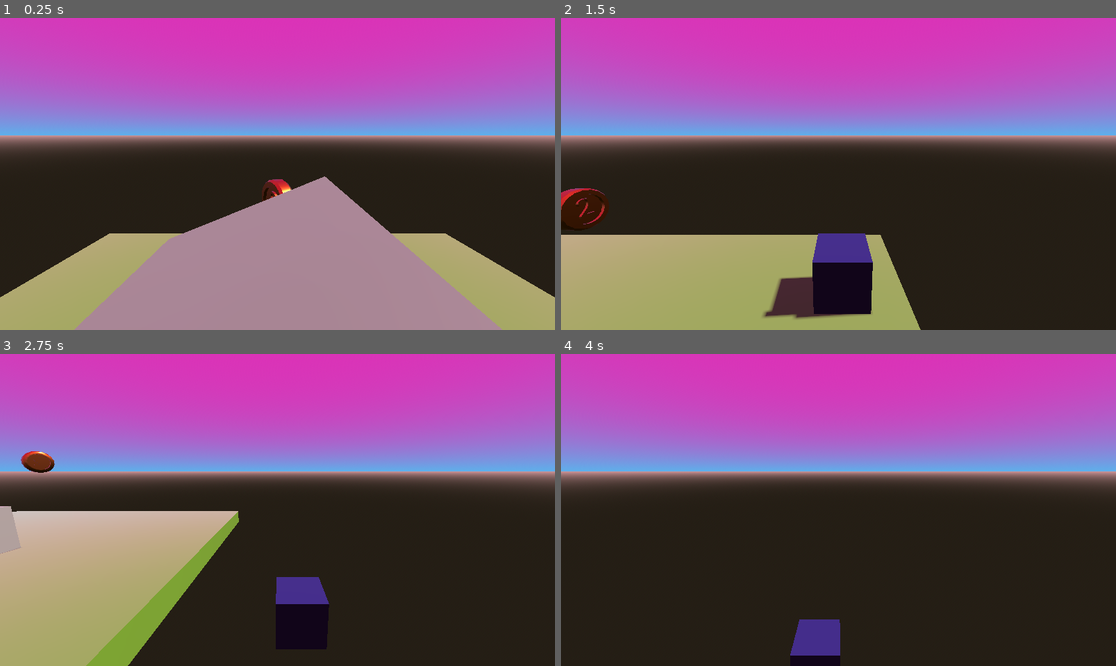
Above: before the commit, frames 1-4 (two rows, left to right).
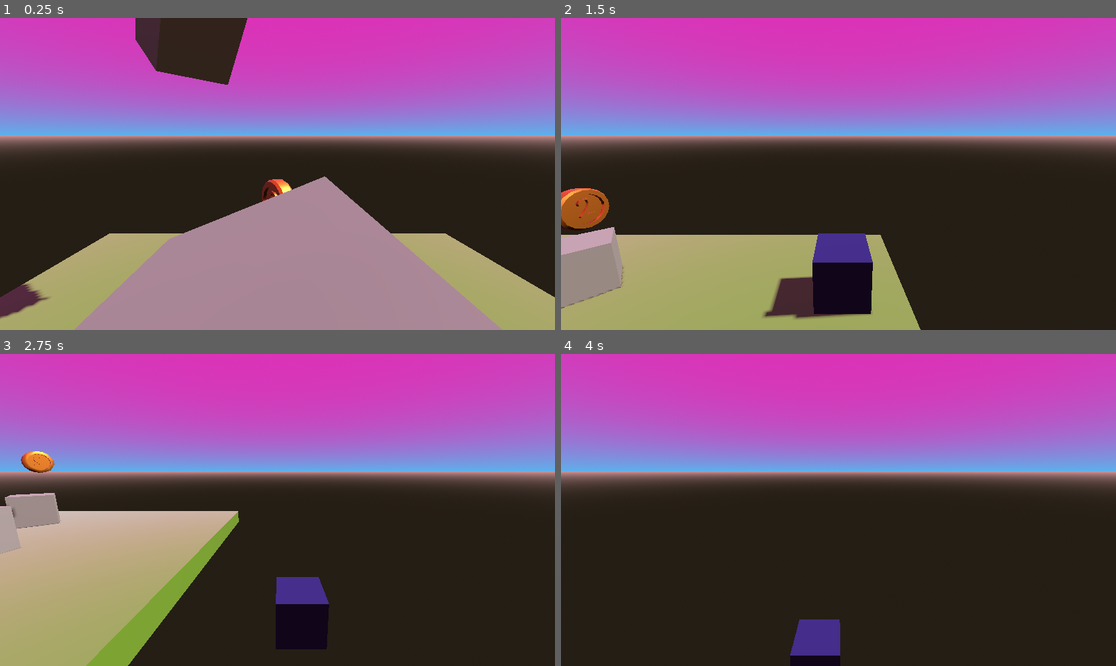
Above: after the commit, the same moments.

Repository: ItsMessyHair/Godot3D-Project
Game: Godot game, scene res://level_1.tscn
Two runs of this game, one before a commit and one after it. Both use one fixed random seed, a clock stepped at 60 frames per second and the inputs below. The project has no main scene, so this scene is started directly.
Inputs:
- Up to frame 1 (0.25 s): no input
- Up to frame 2 (1.5 s): tap Enter (ui_accept) at 0.5, 0.77 s; hold Right (ui_right) 0.53-1.28 s; hold Down (ui_down) from 1.28 s (still down)
- Up to frame 3 (2.75 s): tap Enter (ui_accept) at 1.52 s; release Down (ui_down) at 2.03 s; hold Right (ui_right) from 2.03 s (still down)
- Up to frame 4 (4 s): release Right (ui_right) at 2.78 s; hold Up (ui_up) 2.78-3.53 s; tap Enter (ui_accept) at 3.02, 3.77 s; hold Left (ui_left) from 3.53 s (still down)

The runs differ from the first frame. In frame 1, 4.0% of the frame differs, in the area x 0-53%, y 0-97%; in frame 2, 3.1%; in frame 3, 1.2%; in frame 4, nothing differs.

Commit message:
Moved example cube

Diff:
--- a/level_1.tscn
+++ b/level_1.tscn
@@ -60,7 +60,7 @@
 transform = Transform3D(0.922834, -0.385197, 0, 0.385197, 0.922834, 0, 0, 0, 1, 0, 2.16641, 0)
 
 [node name="Block2" parent="Blocks" instance=ExtResource("1_4raqu")]
-transform = Transform3D(0.569585, 0.419014, -0.707107, -0.592576, 0.805515, 0, 0.569585, 0.419014, 0.707107, 0, 4.2377, 1)
+transform = Transform3D(0.569585, 0.419014, -0.707107, -0.592576, 0.805515, 0, 0.569585, 0.419014, 0.707107, -1.20475, 4.51998, -2.47493)
 
 [node name="coin1" parent="." instance=ExtResource("5_2md4s")]
 transform = Transform3D(1, 0, 0, 0, 1, 0, 0, 0, 1, 0, 1.92536, -1.85251)
